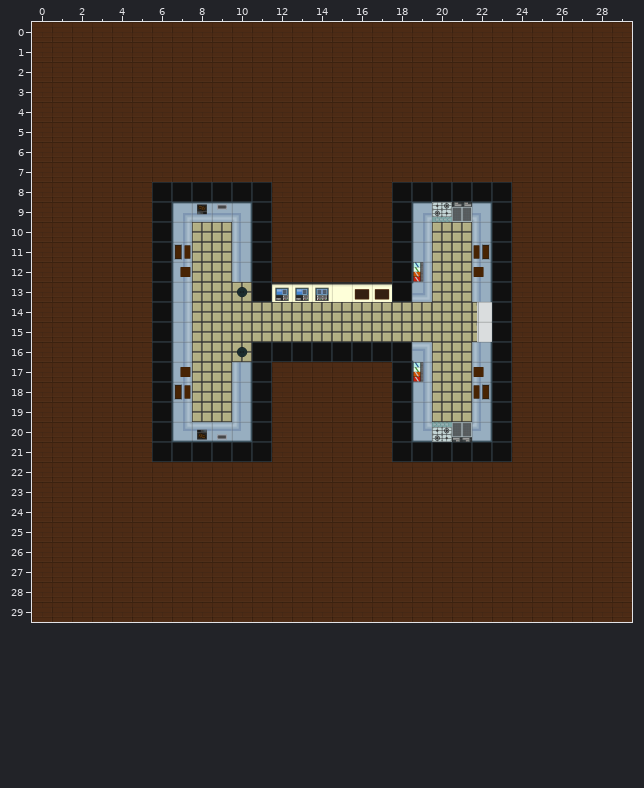
Two versions of a level (Tiled map, core/src/main/java/com/hebergames/letmecook/recursos/mapas/Sucursal_4.tmx). The first picture shows the starting point.
Cells are 128x128 px. Shown: x 0..29, y 0..29.
The result:
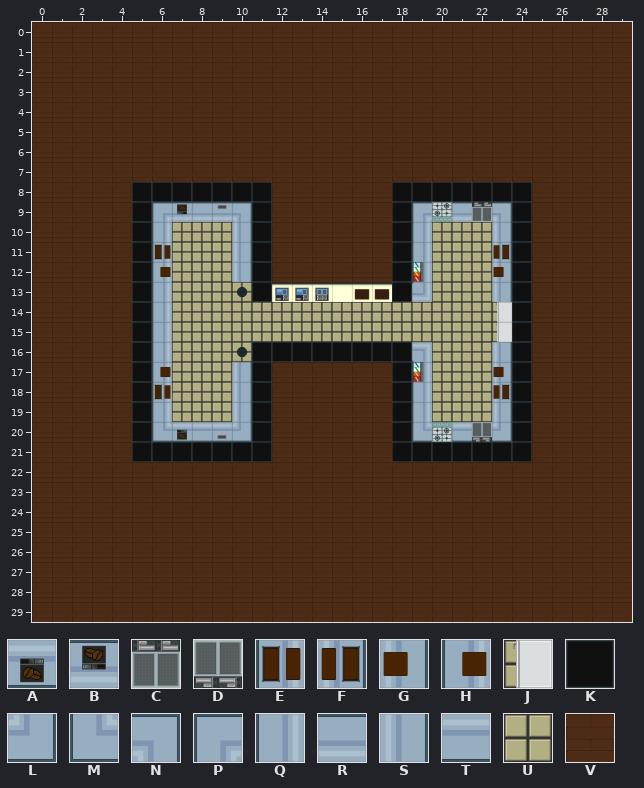
Key: from "Nivel_1": A 0, B 0 turned 180, C 1 turned 270, D 1 turned 90, E 2, F 2 turned 180, G 3 turned 270, H 3 turned 90, J 4 turned 90, K 11, L 12, M 13, N 14, P 15, Q 16, R 17, S 20, T 21, U 25, V 26.
_ is an empty cell.
Changes in this commit:
Layer "Capa de patrones 1":
y 8: x 5 V -> K; x 24 V -> K
y 9: x 5..8 VKPB -> KPBR; x 21..24 CNKV -> RCNK
y 10: x 5..7 VKQ -> KQU; x 22..24 SKV -> USK
y 11: x 5..7 VKE -> KEU; x 22..24 FKV -> UFK
y 12: x 5..7 VKH -> KHU; x 22..24 GKV -> UGK
y 13: x 5..7 VKQ -> KQU; x 22..24 SKV -> USK
y 14..15: x 5..7 VKQ -> KQU; x 22..24 JKV -> UJK
y 16: x 5..7 VKQ -> KQU; x 22..24 SKV -> USK
y 17: x 5..7 VKH -> KHU; x 22..24 GKV -> UGK
y 18: x 5..7 VKE -> KEU; x 22..24 FKV -> UFK
y 19: x 5..7 VKQ -> KQU; x 22..24 SKV -> USK
y 20: x 5..8 VKMA -> KMAT; x 21..24 DLKV -> TDLK
y 21: x 5 V -> K; x 24 V -> K
Where, in picture pixels (left, top, right, bottom), the same in both pictures:
changed: (132, 182, 207, 462)
changed: (452, 182, 532, 462)
